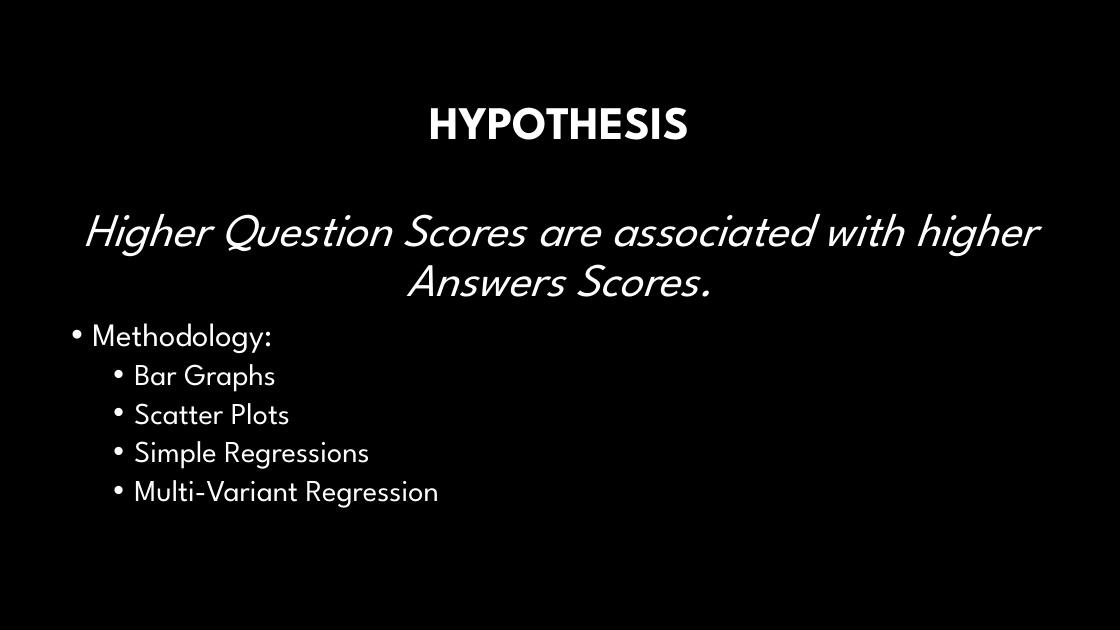
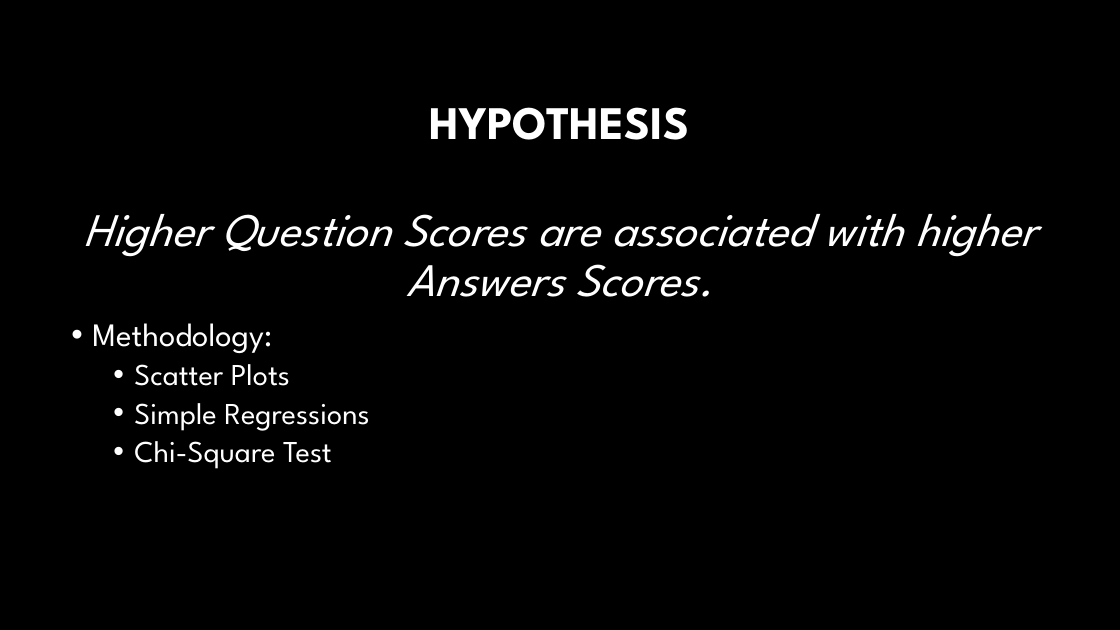
Before and after one commit to fosshie/tnn, a slide deck: slide 4 of PPAnalysis.pptx. Drawn at 1120x630 pixels with LibreOffice and Linux fonts; fonts in the diff are those of the drawing; background and template pictures are left out. Boxes give left, top, right and bottom in pixels: in the first picture for what was removed or moved away, otherwise in the second. Text is boxed around its words. In the diff, an @@ line names an element or a change of style, - is before the commit and + after.

```diff
--- a/PPAnalysis.pptx
+++ b/PPAnalysis.pptx
@@ text at (134, 364, 276, 392): paragraph removed @@
-  • Bar Graphs
@@ text at (134, 441, 332, 469): text changed @@
-  • Multi-Variant Regression
+  • Chi-Square Test
```
Also in this commit, not shown: 3 other slides changed.
